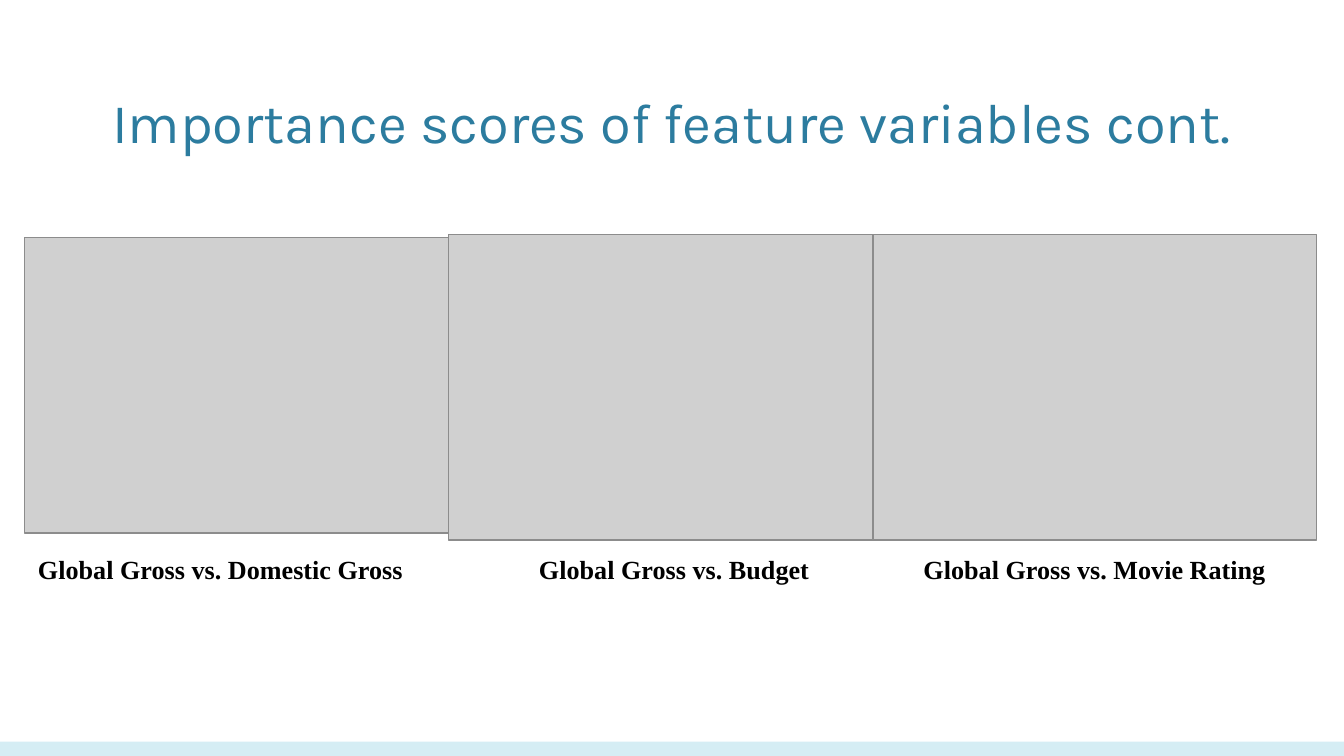
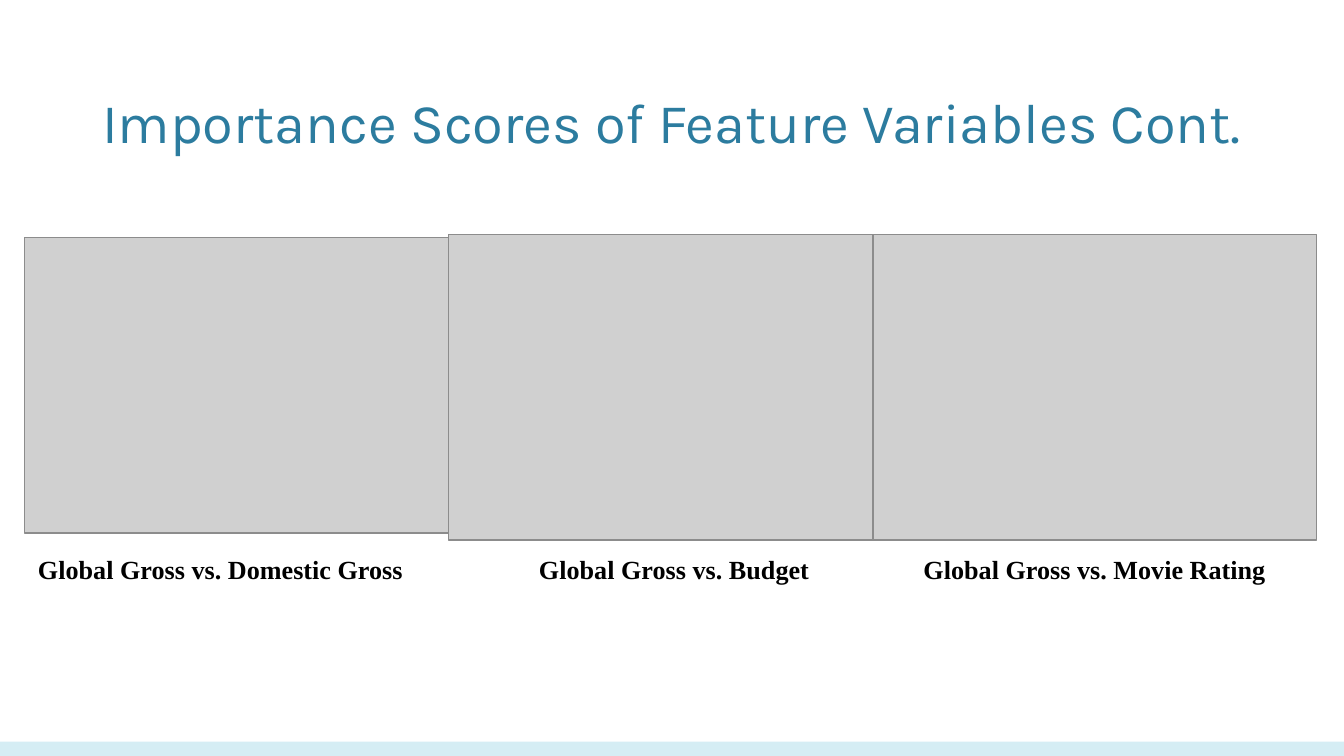
Before and after one commit to biranlicis/Movie-Box-Office-Machine-Learning, a slide deck: slide 14 of PPT CIS5560.pptx. Drawn at 1344x756 pixels with LibreOffice and Linux fonts; fonts in the diff are those of the drawing; grey boxes stand for pictures; background and template pictures are left out. Boxes give left, top, right and bottom in pixels: in the first picture for what was removed or moved away, otherwise in the second. Text is boxed around its words. In the diff, an @@ line names an element or a change of style, - is before the commit and + after.

```diff
--- a/PPT CIS5560.pptx
+++ b/PPT CIS5560.pptx
@@ title at <box>102,104,1241,156</box>: text changed @@
-Importance scores of feature variables cont.
+Importance Scores of Feature Variables Cont.
```
Also in this commit, not shown: 17 other slides changed, 4 slides removed.
